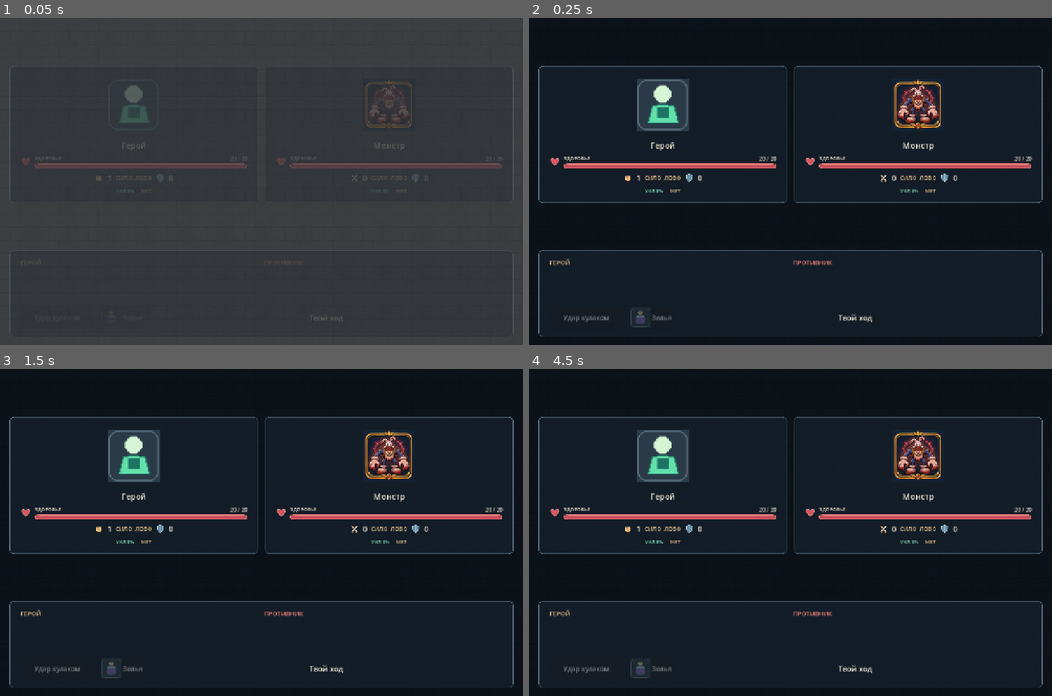
Above: before the commit, frames 1-4 (two rows, left to right).
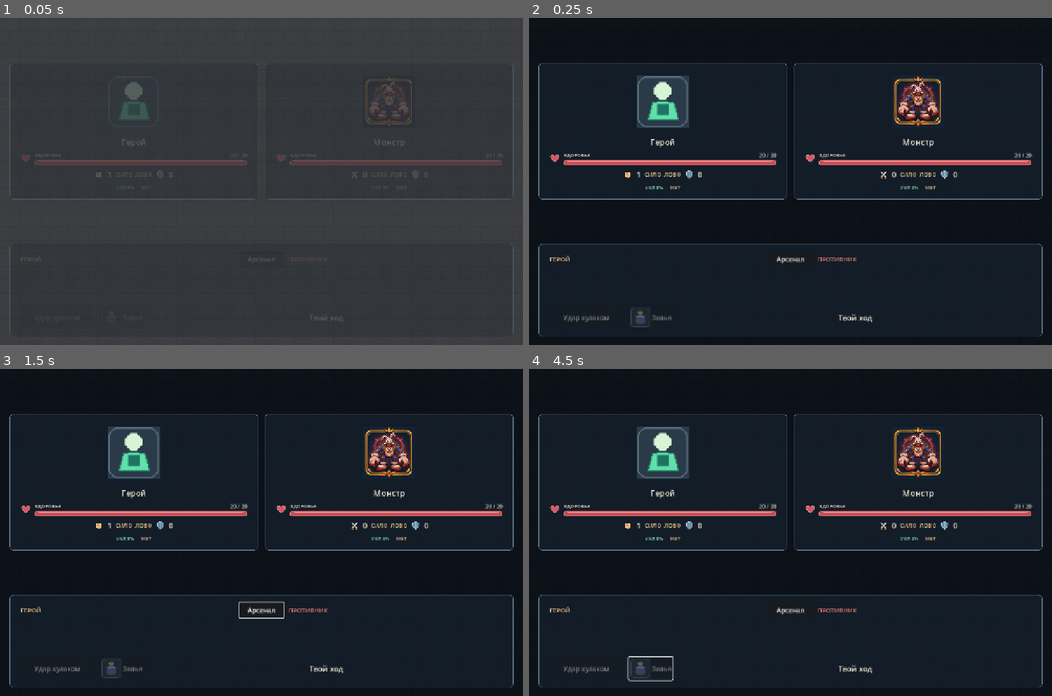
Above: after the commit, the same moments.

Repository: Warpreaktor/Dungeon-Architect
Game: Godot game, scene res://scenes/battle_view.tscn
Two runs of this game, one before a commit and one after it. Both use one fixed random seed, a clock stepped at 60 frames per second and the inputs below. This scene is started directly instead of the project's main scene.
Inputs (mouse positions are in pixels of both pictures, inside the frame that each line leads up to):
- Up to frame 1 (0.05 s): no input
- Up to frame 2 (0.25 s): no input
- Up to frame 3 (1.5 s): click (261, 610) at 0.5 s, where only the run after the commit has a clickable "Арсенал"; tap Enter at 1.25, 1.35 s; move the mouse to (376, 516) at 1.27 s; hold Right from 1.28 s (still down); click (376, 516) at 1.42 s
- Up to frame 4 (4.5 s): tap Space at 1.52, 2, 3.5 s; release Right at 2 s; drag from (685, 548) to (764, 597) at 2.02 s; tap Enter at 2.75, 4.25 s; move the mouse to (842, 460) at 2.77 s; hold Right 2.78-3.5 s; tap M at 2.85 s; click (842, 460) at 2.92 s; drag from (764, 597) to (633, 483) at 3.52 s; move the mouse to (947, 581) at 4.27 s; hold Left from 4.28 s (still down); tap Z at 4.35 s; click (947, 581) at 4.42 s

The runs differ from the first frame. In frame 1, 3.0% of the frame differs, in the area x 1-99%, y 14-76%; in frame 2, 6.9%; in frame 3, 7.0%; in frame 4, 7.1%, in the area x 1-99%, y 13-96%.

Commit message:
feat: Добавлено окно подготовки боевого арсенала

Diff:
--- a/scenes/game_command_bar.tscn
+++ b/scenes/game_command_bar.tscn
@@ -27,7 +27,7 @@
 [node name="Anchor" type="MarginContainer" parent="."]
 anchor_left = 1.0
 anchor_right = 1.0
-offset_left = -402.0
+offset_left = -548.0
 offset_top = 12.0
 offset_right = -12.0
 offset_bottom = 70.0
@@ -62,6 +62,14 @@
 expand_icon = true
 tooltip_text = "Инвентарь (I)"
 
+[node name="ArsenalButton" type="Button" parent="Anchor/Panel/Margins/Commands"]
+unique_name_in_owner = true
+custom_minimum_size = Vector2(140, 44)
+layout_mode = 2
+size_flags_horizontal = 3
+text = "Приёмы"
+tooltip_text = "Подготовить боевой арсенал"
+
 [node name="MapButton" type="Button" parent="Anchor/Panel/Margins/Commands"]
 unique_name_in_owner = true
 custom_minimum_size = Vector2(93, 44)
--- /dev/null
+++ b/scripts/battle_arsenal_view.gd
@@ -0,0 +1,234 @@
+class_name BattleArsenalView
+extends Control
+
+signal saved(slots: Array[String])
+signal closed
+
+const SLOT_SCENE: PackedScene = preload("res://scenes/battle_ability_slot.tscn")
+
+var _hero: HeroState
+var _actor: BattleParticipant
+var _draft: Array[String] = []
+var _selected_slot: int = 0
+var _slots_row: HBoxContainer
+var _ability_list: VBoxContainer
+var _hint: Label
+var _details: AcceptDialog
+
+
+func _ready() -> void:
+	set_anchors_and_offsets_preset(Control.PRESET_FULL_RECT)
+	mouse_filter = Control.MOUSE_FILTER_STOP
+	visible = false
+	_build_interface()
+
+
+func open_for(hero: HeroState, actor: BattleParticipant = null) -> void:
+	if hero == null:
+		return
+	_hero = hero
+	_actor = actor if actor != null else BattleParticipant.from_hero(hero)
+	_draft = hero.get_saved_action_slots()
+	for index in range(_draft.size()):
+		if not _draft[index].is_empty() and not AbilityCatalog.knows_ability(_actor, _draft[index]):
+			_draft[index] = ""
+	_selected_slot = 0
+	_hint.text = "Выбери слот и приём. Пустые слоты можно заполнить позже."
+	visible = true
+	_refresh()
+
+
+func dismiss() -> void:
+	visible = false
+	closed.emit()
+
+
+func _build_interface() -> void:
+	var backdrop := ColorRect.new()
+	backdrop.set_anchors_and_offsets_preset(Control.PRESET_FULL_RECT)
+	backdrop.color = Color(0.025, 0.035, 0.05, 0.88)
+	backdrop.mouse_filter = Control.MOUSE_FILTER_STOP
+	add_child(backdrop)
+
+	var center := CenterContainer.new()
+	center.set_anchors_and_offsets_preset(Control.PRESET_FULL_RECT)
+	center.mouse_filter = Control.MOUSE_FILTER_IGNORE
+	add_child(center)
+
+	var panel := PanelContainer.new()
+	panel.theme = preload("res://themes/hero_hud.tres")
+	panel.custom_minimum_size = Vector2(380, 420)
+	panel.size_flags_horizontal = Control.SIZE_SHRINK_CENTER
+	panel.size_flags_vertical = Control.SIZE_SHRINK_CENTER
+	center.add_child(panel)
+
+	var margin := MarginContainer.new()
+	for side in ["left", "right", "top", "bottom"]:
+		margin.add_theme_constant_override("margin_" + side, 14)
+	panel.add_child(margin)
+	var column := VBoxContainer.new()
+	column.add_theme_constant_override("separation", 12)
+	margin.add_child(column)
+
+	var heading := HBoxContainer.new()
+	column.add_child(heading)
+	var title := Label.new()
+	title.text = "БОЕВОЙ АРСЕНАЛ"
+	title.add_theme_color_override("font_color", Color("#e8c58a"))
+	title.add_theme_font_size_override("font_size", 20)
+	title.size_flags_horizontal = Control.SIZE_EXPAND_FILL
+	heading.add_child(title)
+	var close_button := Button.new()
+	close_button.text = "✕"
+	close_button.custom_minimum_size = Vector2(48, 44)
+	close_button.pressed.connect(dismiss)
+	heading.add_child(close_button)
+
+	var slots_label := Label.new()
+	slots_label.text = "АКТИВНЫЕ СЛОТЫ"
+	column.add_child(slots_label)
+	var slots_scroll := ScrollContainer.new()
+	slots_scroll.custom_minimum_size = Vector2(0, 100)
+	slots_scroll.horizontal_scroll_mode = ScrollContainer.SCROLL_MODE_AUTO
+	slots_scroll.vertical_scroll_mode = ScrollContainer.SCROLL_MODE_DISABLED
+	column.add_child(slots_scroll)
+	_slots_row = HBoxContainer.new()
+	_slots_row.add_theme_constant_override("separation", 8)
+	slots_scroll.add_child(_slots_row)
+
+	var position_actions := HBoxContainer.new()
+	column.add_child(position_actions)
+	for step in [-1, 1]:
+		var move_button := Button.new()
+		move_button.text = "← Поменять" if step == -1 else "Поменять →"
+		move_button.custom_minimum_size.y = 40
+		move_button.size_flags_horizontal = Control.SIZE_EXPAND_FILL
+		move_button.pressed.connect(_swap_slot.bind(step))
+		position_actions.add_child(move_button)
+	var clear_button := Button.new()
+	clear_button.text = "Очистить слот"
+	clear_button.custom_minimum_size.y = 40
+	clear_button.pressed.connect(_clear_slot)
+	position_actions.add_child(clear_button)
+
+	var available_label := Label.new()
+	available_label.text = "ДОСТУПНЫЕ ПРИЁМЫ"
+	column.add_child(available_label)
+	var scroll := ScrollContainer.new()
+	scroll.custom_minimum_size = Vector2(0, 190)
+	scroll.size_flags_vertical = Control.SIZE_EXPAND_FILL
+	scroll.horizontal_scroll_mode = ScrollContainer.SCROLL_MODE_DISABLED
+	column.add_child(scroll)
+	_ability_list = VBoxContainer.new()
+	_ability_list.size_flags_horizontal = Control.SIZE_EXPAND_FILL
+	_ability_list.add_theme_constant_override("separation", 6)
+	scroll.add_child(_ability_list)
+
+	_hint = Label.new()
+	_hint.autowrap_mode = TextServer.AUTOWRAP_WORD_SMART
+	column.add_child(_hint)
+	var actions := HBoxContainer.new()
+	column.add_child(actions)
+	var cancel := Button.new()
+	cancel.text = "Отмена"
+	cancel.custom_minimum_size = Vector2(120, 44)
+	cancel.size_flags_horizontal = Control.SIZE_EXPAND_FILL
+	cancel.pressed.connect(dismiss)
+	actions.add_child(cancel)
+	var accept := Button.new()
+	accept.text = "Сохранить арсенал"
+	accept.custom_minimum_size = Vector2(170, 44)
+	accept.size_flags_horizontal = Control.SIZE_EXPAND_FILL
+	accept.pressed.connect(_save)
+	actions.add_child(accept)
+
+	_details = AcceptDialog.new()
+	_details.title = "Приём"
+	add_child(_details)
+
+
+func _refresh() -> void:
+	for slot in _slots_row.get_children():
+		_slots_row.remove_child(slot)
+		slot.queue_free()
+	for index in range(_draft.size()):
+		var ability: AbilityDefinition = AbilityCatalog.get_ability(_draft[index])
+		var slot: BattleAbilitySlot = SLOT_SCENE.instantiate() as BattleAbilitySlot
+		_slots_row.add_child(slot)
+		slot.custom_minimum_size = Vector2(94, 94)
+		slot.configure(index, ability, true, _actor)
+		slot.slot_selected.connect(_select_slot)
+		slot.info_requested.connect(_show_details)
+		slot.set_current(index == _selected_slot)
+
+	for child in _ability_list.get_children():
+		_ability_list.remove_child(child)
+		child.queue_free()
+	for ability in AbilityCatalog.available_abilities(_actor):
+		var row := HBoxContainer.new()
+		_ability_list.add_child(row)
+		var choice := Button.new()
+		choice.text = ability.display_name
+		choice.icon = BattleAbilitySlot.visual_icon(ability)
+		choice.expand_icon = true
+		choice.add_theme_constant_override("icon_max_width", 42)
+		choice.custom_minimum_size = Vector2(230, 54)
+		choice.size_flags_horizontal = Control.SIZE_EXPAND_FILL
+		var reason: String = AbilityCatalog.unavailable_reason(_actor, ability.ability_id)
+		choice.disabled = not reason.is_empty()
+		choice.tooltip_text = BattleAbilityTooltip.describe(ability, _actor, _selected_slot)
+		choice.pressed.connect(_choose.bind(ability.ability_id))
+		row.add_child(choice)
+		var info := Button.new()
+		info.text = "ⓘ"
+		info.custom_minimum_size = Vector2(48, 54)
+		info.pressed.connect(_show_details.bind(choice.tooltip_text))
+		row.add_child(info)
+
+
+func _select_slot(index: int) -> void:
+	_selected_slot = index
+	_refresh()
+
+
+func _choose(ability_id: String) -> void:
+	if not AbilityCatalog.can_prepare(_actor, ability_id):
+		return
+	_draft[_selected_slot] = ability_id
+	_hint.text = "Изменения вступят в силу после сохранения."
+	_refresh()
+
+
+func _clear_slot() -> void:
+	_draft[_selected_slot] = ""
+	_refresh()
+
+
+func _swap_slot(offset: int) -> void:
+	var target: int = _selected_slot + offset
+	if target < 0 or target >= _draft.size():
+		return
+	var previous: String = _draft[target]
+	_draft[target] = _draft[_selected_slot]
+	_draft[_selected_slot] = previous
+	_selected_slot = target
+	_refresh()
+
+
+func _show_details(content: String) -> void:
+	_details.dialog_text = content
+	_details.popup_centered_ratio(0.7)
+
+
+func _save() -> void:
+	if _hero == null or _actor == null:
+		return
+	for ability_id in _draft:
+		if not ability_id.is_empty() and not AbilityCatalog.can_prepare(_actor, ability_id):
+			_hint.text = "Недоступный приём: %s" % ability_id
+			return
+	if not _hero.save_action_slots(_draft):
+		_hint.text = "Количество слотов изменилось. Открой арсенал повторно."
+		return
+	saved.emit(_draft.duplicate())
+	dismiss()
--- a/scripts/battle_view.gd
+++ b/scripts/battle_view.gd
@@ -51,10 +51,13 @@
 const PICKER_ROW_SPACING: float = 6.0
 const PICKER_MAX_LIST_HEIGHT: float = 260.0
 
+const ARSENAL_VIEW_SCRIPT: Script = preload("res://scripts/battle_arsenal_view.gd")
 const ABILITY_SLOT_SCENE: PackedScene = preload("res://scenes/battle_ability_slot.tscn")
 const MAX_CHAIN_SLOT_SIDE: float = 116.0
 const MIN_CHAIN_SLOT_SIDE: float = 64.0
 
+var _arsenal_view: BattleArsenalView
+var _arsenal_button: Button
 var _combat: CombatSession
 var _hero_attack_damage: int = 0
 var _attack_name: String = "Удар кулаком"
@@ -136,6 +139,15 @@
 	_guard_button.icon = preload("res://assets/hud/menu.png")
 	_punch_button.disabled = true
 	_guard_button.visible = false
+	_arsenal_view = ARSENAL_VIEW_SCRIPT.new() as BattleArsenalView
+	add_child(_arsenal_view)
+	_arsenal_view.saved.connect(_on_arsenal_saved)
+	_arsenal_button = Button.new()
+	_arsenal_button.text = "Арсенал"
+	_arsenal_button.custom_minimum_size = Vector2(108, 38)
+	_arsenal_button.pressed.connect(_open_arsenal)
+	$OuterMargin/Main/BottomPanel/ActionsMargin/ActionsColumn/SequenceHeader.add_child(_arsenal_button)
+	$OuterMargin/Main/BottomPanel/ActionsMargin/ActionsColumn/SequenceHeader.move_child(_arsenal_button, 1)
 	_build_ability_picker()
 	_build_combat_item_picker()
 	_reorder = BattleChainReorderController.new()
@@ -286,6 +298,21 @@
 	var stop: bool = _lab_step_mode == "action" or (_lab_step_mode == "tick" and bool(step["tick_end"]))
 	if stop and _playback != null and _playback.is_valid():
 		_playback.pause()
+
+
+func _open_arsenal() -> void:
+	if _combat == null or _is_playing_back or _combat.battle_state.flow.stage != BattleFlow.Stage.PREPARATION:
+		return
+	_hide_ability_picker()
+	_hide_combat_item_picker()
+	_arsenal_view.open_for(_combat.hero, _combat.battle_state.get_hero())
+
+
+func _on_arsenal_saved(slots: Array[String]) -> void:
+	_committed_slots = slots.duplicate()
+	_set_draft_from_chain(slots)
+	_hero_chain = _draft_actions()
+	_refresh_phase_controls()
 
 
 func _equalize_enemy_cards() -> void:
@@ -1335,6 +1362,8 @@
 			_punch_button.text = "Следующая фаза"
 	# Свободная перестановка доступна прямо в слотах между фазами.
 	_guard_button.visible = false
+	_arsenal_button.visible = stage == BattleFlow.Stage.PREPARATION
+	_arsenal_button.disabled = _is_playing_back
 	_guard_button.disabled = _is_playing_back or stage == BattleFlow.Stage.EXECUTING or stage == BattleFlow.Stage.FINISHED
 	_guard_button.text = "Отмена" if stage == BattleFlow.Stage.RECONFIGURING else "Изменить тактику"
 
--- a/scripts/editor.gd
+++ b/scripts/editor.gd
@@ -23,6 +23,7 @@
 const CHEST_CONTENTS_SCENE: PackedScene = preload("res://scenes/chest_contents_popup.tscn")
 const DOOR_PROPERTIES_SCENE: PackedScene = preload("res://scenes/door_properties_popup.tscn")
 const TRIGGER_PROPERTIES_SCENE: PackedScene = preload("res://scenes/trigger_properties_popup.tscn")
+const ARSENAL_VIEW_SCRIPT: Script = preload("res://scripts/battle_arsenal_view.gd")
 const BATTLE_VIEW_SCENE: PackedScene = preload("res://scenes/battle_view.tscn")
 const VICTORY_VIEW_SCENE: PackedScene = preload("res://scenes/victory_view.tscn")
 const MESSAGE_EDITOR_SCENE: PackedScene = preload("res://scenes/message_editor_popup.tscn")
@@ -83,6 +84,7 @@
 var _test_hero_id: String = HeroCatalog.DEFAULT_HERO_ID
 var _editor_header: PanelContainer
 var _floating_console: FloatingDebugConsole
+var _arsenal_view: BattleArsenalView
 var _game_command_bar: GameCommandBar
 var _game_system_menu: GameSystemMenu
 var _map_screen: MapScreen
@@ -395,6 +397,7 @@
 	# Экранные команды — отдельная сцена, не часть HUD персонажа.
 	_game_command_bar = GAME_COMMAND_BAR_SCENE.instantiate() as GameCommandBar
 	_game_command_bar.inventory_requested.connect(_toggle_inventory)
+	_game_command_bar.arsenal_requested.connect(_open_arsenal)
 	_game_command_bar.menu_requested.connect(_open_game_system_menu)
 	_game_command_bar.map_requested.connect(_toggle_map_screen)
 	_game_command_bar.visible = false
@@ -412,6 +415,9 @@
 	_game_system_menu.continue_requested.connect(_close_game_system_menu)
 	_game_system_menu.leave_requested.connect(_leave_from_game_system_menu)
 	add_child(_game_system_menu)
+	_arsenal_view = ARSENAL_VIEW_SCRIPT.new() as BattleArsenalView
+	_arsenal_view.closed.connect(_on_arsenal_closed)
+	add_child(_arsenal_view)
 	_inventory_view = INVENTORY_VIEW_SCENE.instantiate() as InventoryView
 	_inventory_view.closed.connect(_on_inventory_closed)
 	_inventory_view.item_use_requested.connect(_on_inventory_use_requested)
@@ -1977,6 +1983,21 @@
 		control.modulate = Color(1, 1, 1, 0.60) if is_play_mode else Color(1, 1, 1, 1)
 	_set_tool(selected_tool)
 	_update_history_buttons()
+
+
+func _open_arsenal() -> void:
+	if not is_play_mode or game_session == null or _combat_active or _victory_view != null or _game_dialogue.visible or _inventory_view.visible or _game_system_menu.visible or _map_screen.visible:
+		return
+	_arsenal_view.open_for(game_session.hero)
+	_game_command_bar.visible = false
+	_dpad.visible = false
+
+
+func _on_arsenal_closed() -> void:
+	if is_play_mode and not _combat_active and _victory_view == null:
+		_game_command_bar.visible = true
+		_dpad.visible = true
+		_canvas.grab_focus()
 
 
 func _toggle_inventory() -> void:
--- a/scripts/game_command_bar.gd
+++ b/scripts/game_command_bar.gd
@@ -2,16 +2,20 @@
 extends Control
 
 ## Экранные команды режима прохождения. Статистика героя находится в HeroHUD.
+signal arsenal_requested
 signal inventory_requested
 signal map_requested
 signal menu_requested
 
+@onready var _arsenal_button: Button = %ArsenalButton
 @onready var _inventory_button: Button = %InventoryButton
 @onready var _menu_button: Button = %MenuButton
 @onready var _map_button: Button = %MapButton
 
 
 func _ready() -> void:
+	_arsenal_button.pressed.connect(func() -> void: arsenal_requested.emit())
+	_arsenal_button.focus_mode = Control.FOCUS_NONE
 	_inventory_button.pressed.connect(_on_inventory_pressed)
 	_menu_button.pressed.connect(_on_menu_pressed)
 	_map_button.pressed.connect(_on_map_pressed)
--- /dev/null
+++ b/tests/test_battle_arsenal_view.gd
@@ -0,0 +1,42 @@
+extends SceneTree
+
+
+func _initialize() -> void:
+	call_deferred("_run")
+
+
+func _run() -> void:
+	var hero := HeroState.new(HeroCatalog.get_hero("petushan"))
+	var actor := BattleParticipant.from_hero(hero)
+	var available: Array[AbilityDefinition] = AbilityCatalog.available_abilities(actor)
+	assert(not available.is_empty())
+	var ability_id: String = ""
+	for ability in available:
+		if AbilityCatalog.can_prepare(actor, ability.ability_id):
+			ability_id = ability.ability_id
+			break
+	assert(not ability_id.is_empty())
+
+	var view := BattleArsenalView.new()
+	root.add_child(view)
+	view.open_for(hero)
+	view._choose(ability_id)
+	assert(hero.get_saved_action_slots()[0] == "")
+	view.dismiss()
+	assert(hero.get_saved_action_slots()[0] == "")
+
+	view.open_for(hero)
+	view._choose(ability_id)
+	view._swap_slot(1)
+	view._save()
+	assert(hero.get_saved_action_slots()[0] == "")
+	assert(hero.get_saved_action_slots()[1] == ability_id)
+	assert(not view.visible)
+
+	var second := HeroState.new(HeroCatalog.get_hero("petushan"))
+	view.open_for(second, BattleParticipant.from_hero(second))
+	assert(view._draft[1] == "")
+	view.dismiss()
+	assert(hero.get_saved_action_slots()[1] == ability_id)
+	view.queue_free()
+	quit()
Not shown, added: tests/test_regression_group_and_playback.gd.uid
Not shown, added: tests/test_regression_phase_lifecycle.gd.uid
Not shown, added: tests/test_regression_seed_and_lab_parity.gd.uid
